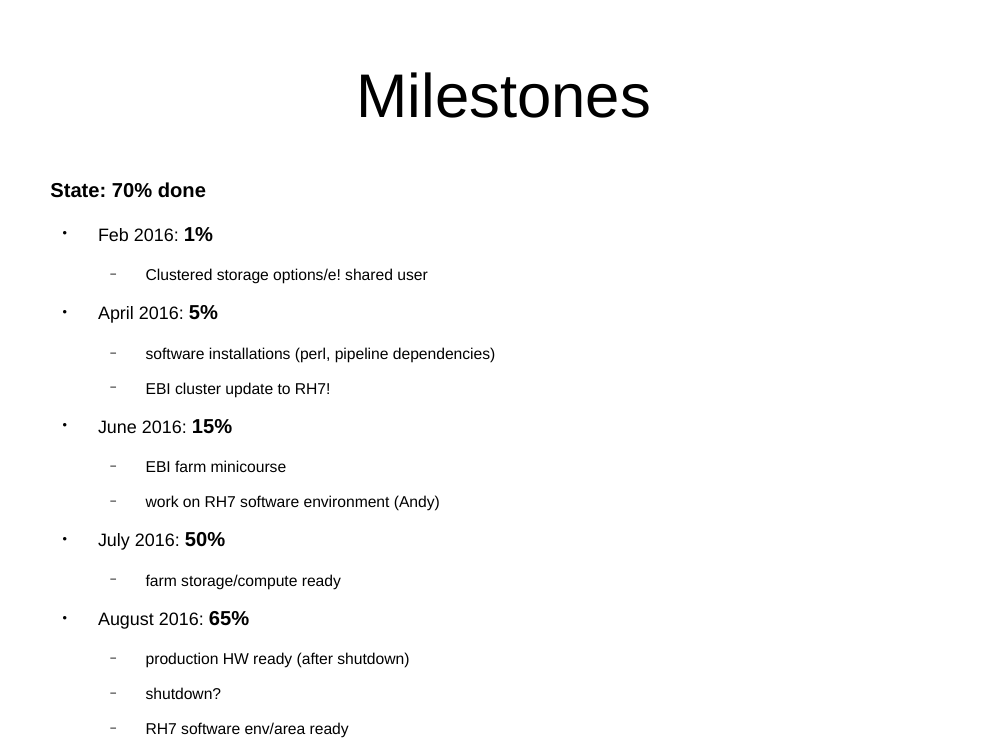
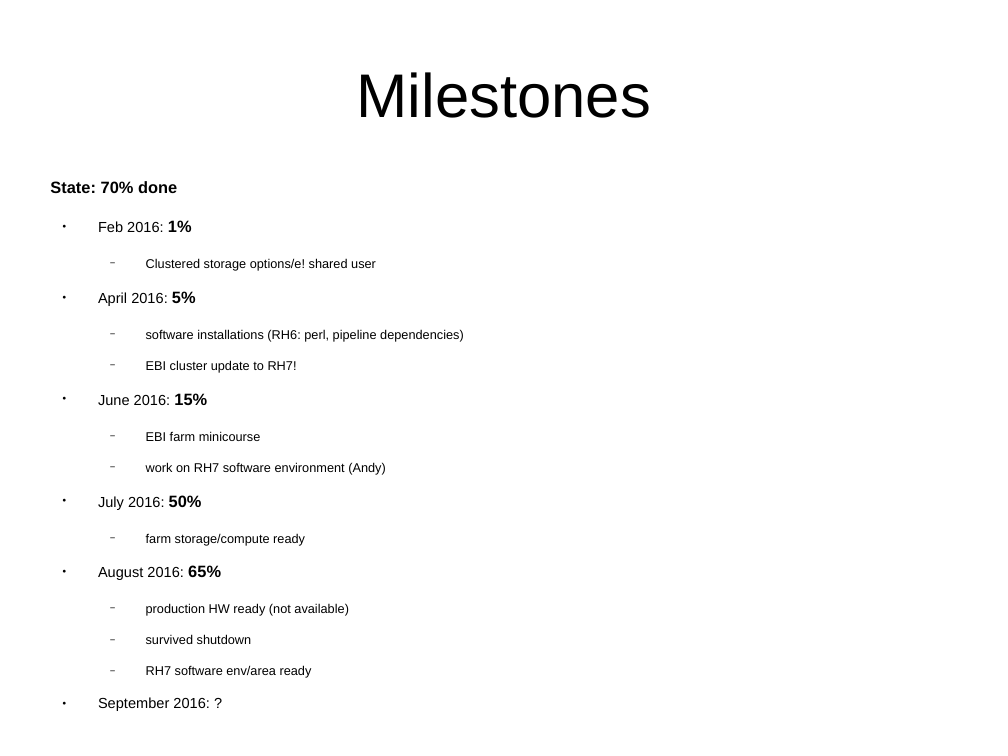
Before and after one commit to avullo/ensembl-migration-pm, a slide deck: slide 29 of data-review-10-16/talk.odp (slide 28 before the commit). Drawn at 1008x756 pixels with LibreOffice and Linux fonts; fonts in the diff are those of the drawing; background and template pictures are left out. Boxes give left, top, right and bottom in pixels: in the first picture for what was removed or moved away, otherwise in the second. Text is boxed around its words. In the diff, an @@ line names an element or a change of style, - is before the commit and + after.

Commit message:
Updates plus data review slides and Andy's presentation.

```diff
--- a/data-review-10-16/talk.odp
+++ b/data-review-10-16/talk.odp
@@ text at [50,181,386,678]: size 14.4 to 11.7 pt in "State: 70% done", "1%", "5%", "15%" and 2 more places; size 12.8 to 10.4 pt in "Feb 2016:", "April 2016:", "June 2016:", "July 2016:" and 1 more places; size 11.2 to 9.1 pt in "Clustered storage options/e! shared user", "EBI cluster update to RH7!", "EBI farm minicourse", "work on RH7 software environment (Andy)" and 2 more places @@
@@ text at [146,329,464,342]: text changed; size 11.2 to 9.1 pt @@
-  − software installations (perl, pipeline dependencies)
+  − software installations (RH6: perl, pipeline dependencies)
@@ text at [146,603,349,644]: text changed; size 11.2 to 9.1 pt @@
-  − production HW ready (after shutdown)
-  − shutdown?
+  − production HW ready (not available)
+  − survived shutdown
@@ text at [98,697,210,711]: paragraph added @@
+● September 2016: ?
```
Also in this commit, not shown: 7 other slides changed, 1 slide added, 7 other files.
